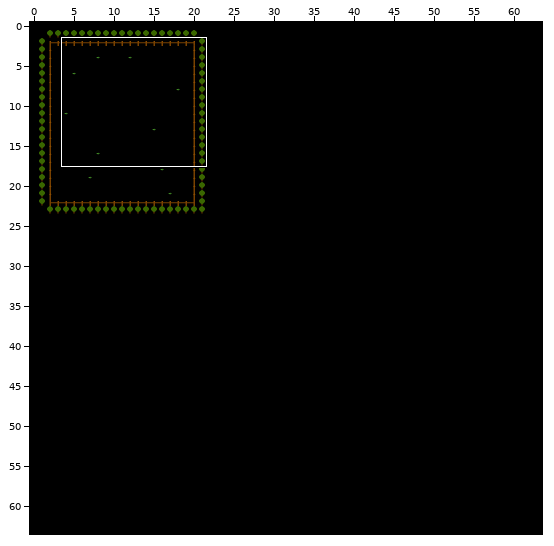
A Tiled map gets an edit: Content/suburb.tmx. The first picture is a wide view before the edit; the outline marks the close-up.
Close-up. Before:
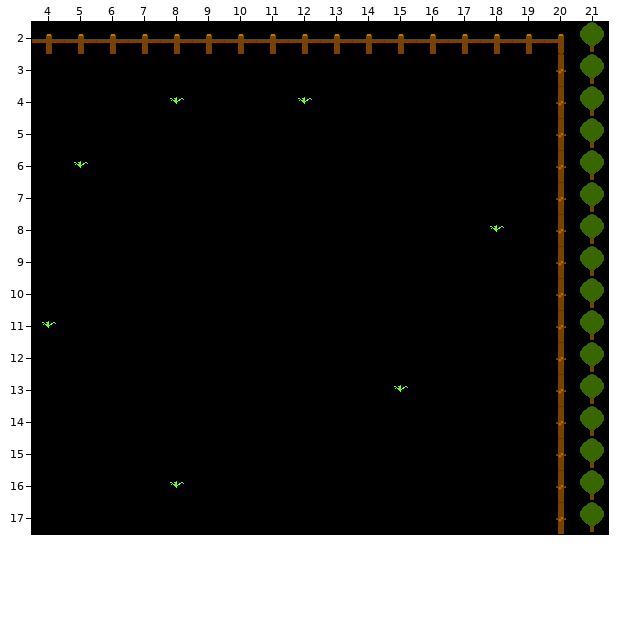
Cells are 32x32 px. Shown: x 4..21, y 2..17. The commit also changed other parts of the map, which this record leaves out. Tiles whose own drawing changed are shown in their newer look in all pictures.
Now the later version:
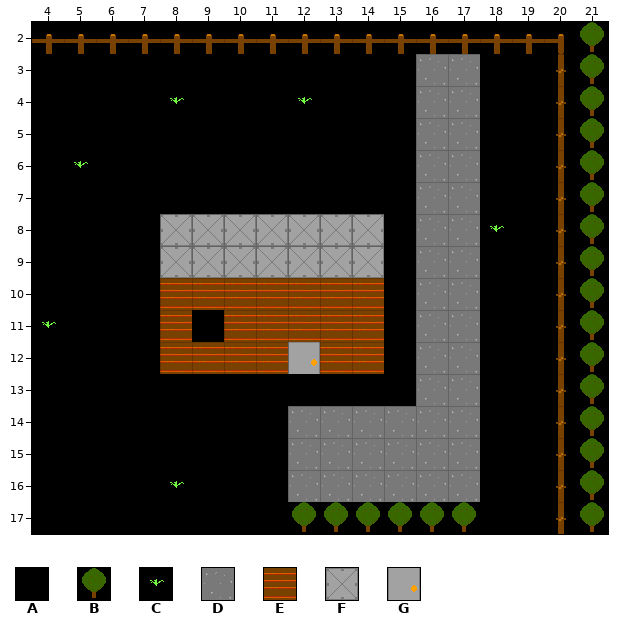
Key: from "tileset": A 0, B 1, C 8, D 9, E 10, F 11, G 12.
_ is an empty cell, # one hidden under a higher layer.
Diff:
Layer "main":
y 3..10: x 16..17 AA -> DD
y 11: x 12 A -> #; x 16..17 AA -> DD
y 12: x 16..17 AA -> DD
y 13: x 15..17 CAA -> ADD
y 14..16: x 12..17 AAAAAA -> DDDDDD
Layer "collision":
y 8..9: x 8..14 _______ -> FFFFFFF
y 10: x 8..14 _______ -> EEEEEEE
y 11: x 8 _ -> E; x 10..14 _____ -> EEEEE
y 12: x 8..14 _______ -> EEEEGEE
y 17: x 12..17 ______ -> BBBBBB
